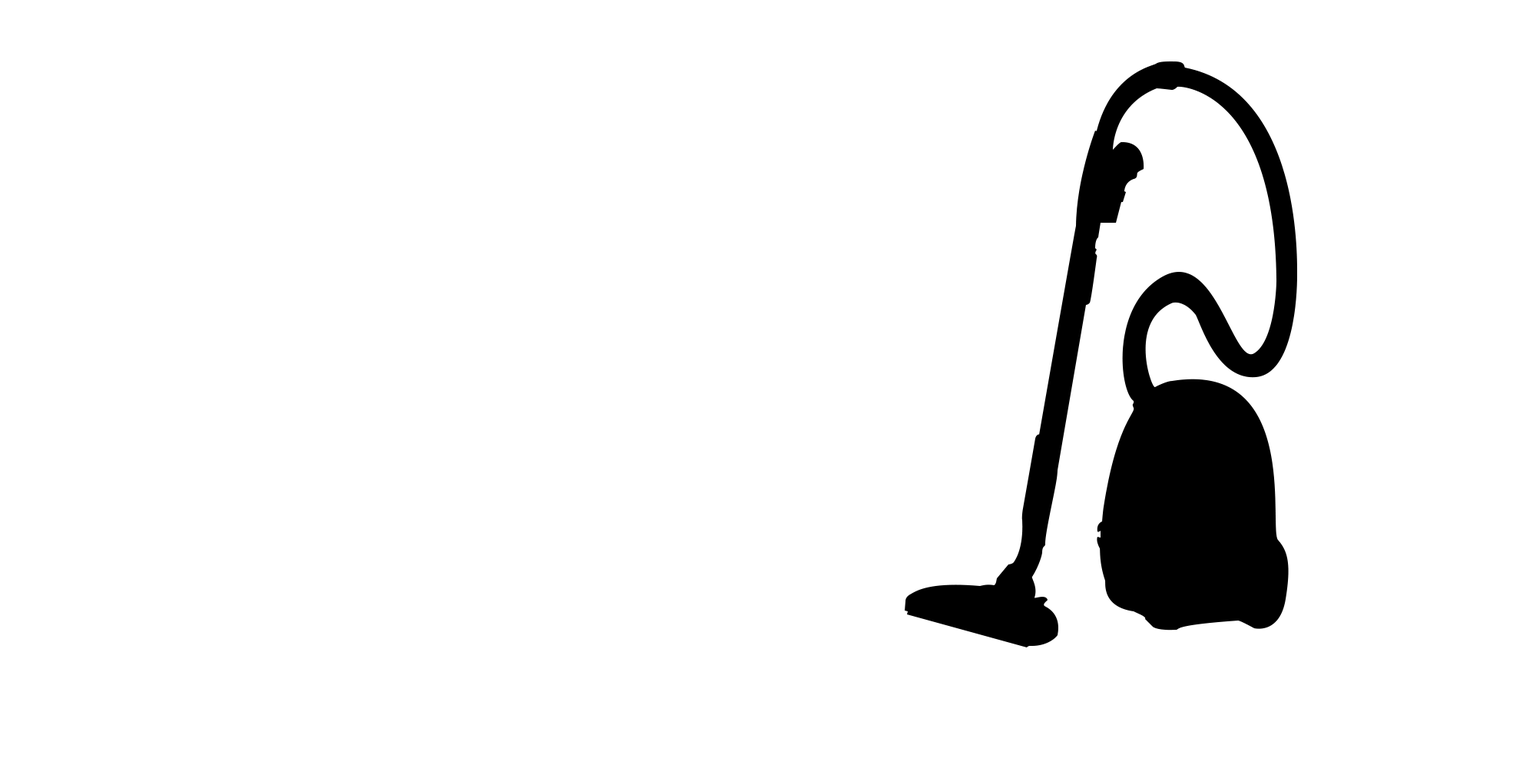
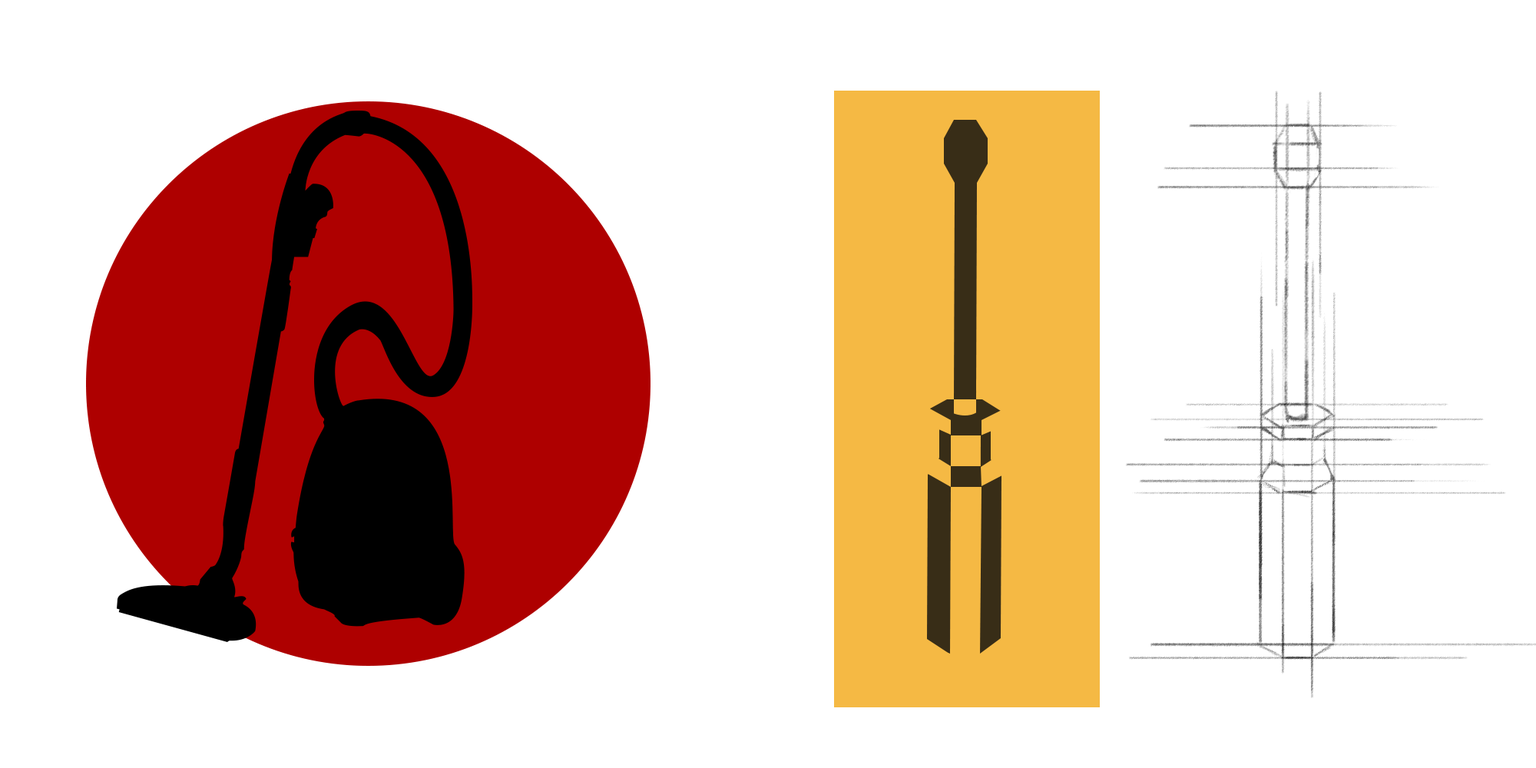
Before/after of a 1536 x 768 layered artwork. What changed in the layer stack:
added group "Skruvmejsel" with 5 layers above "Dammsugare" over 833, 90, 1536, 708
renamed "Lager 1" to "Skiss", moved it into group "Skruvmejsel", painted on it over 1125, 90, 1536, 699
added layer "Yellow part" in group "Skruvmejsel" over 953, 399, 977, 416
added layer "Brown" in group "Skruvmejsel" over 879, 98, 1027, 656
added layer "Base" in group "Skruvmejsel" over 926, 119, 1002, 654
added layer "Background test" in group "Skruvmejsel" over 833, 90, 1100, 708
added group "Dammsugare" with 2 layers above "Bakgrund" over 86, 101, 651, 666
renamed "Form 2" to "Body", moved it into group "Dammsugare", painted on it, unmasked it over 116, 61, 1298, 648
added layer "Ellips 1" in group "Dammsugare" over 86, 101, 651, 666
